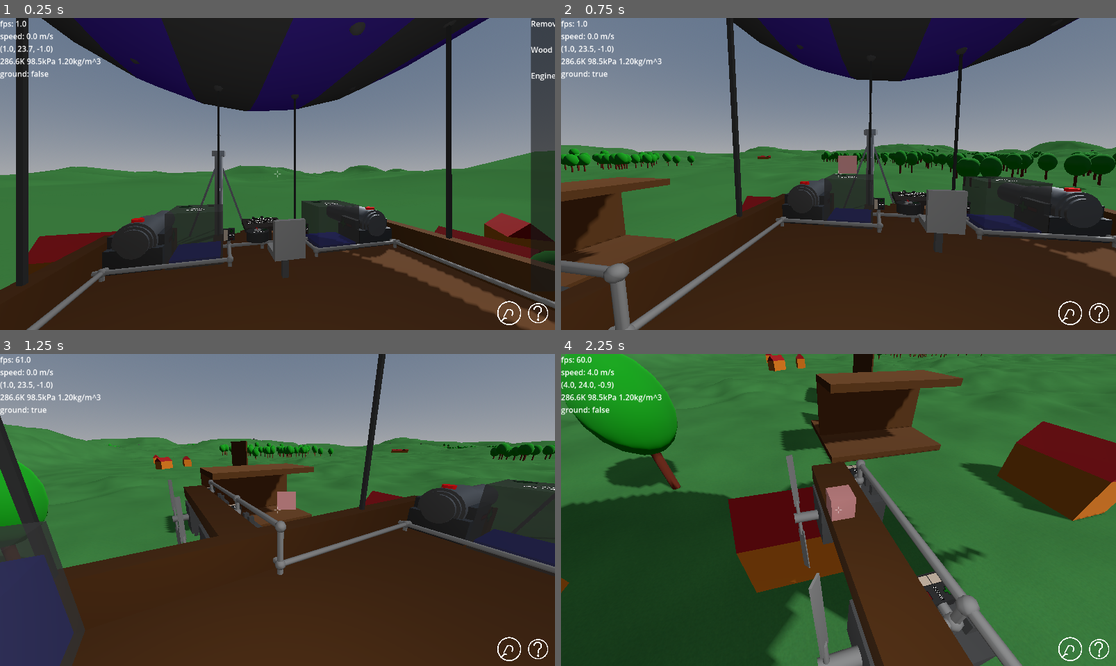
Above: before the commit, frames 1-4 (two rows, left to right).
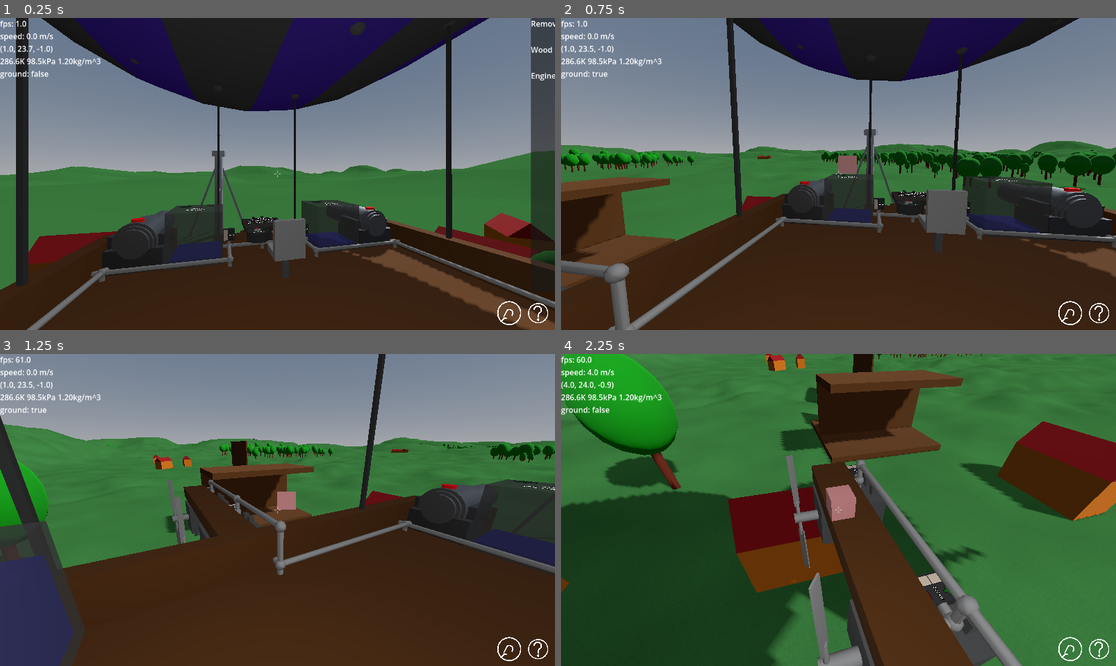
Above: after the commit, the same moments.

Repository: jmdejong/airships
Game: Godot game, scene res://scenes/space.tscn
The game is run twice, just before and just after one commit, with the same random seed, the same clock (stepped at 60 frames per second) and the same inputs.
Inputs (mouse positions are in pixels of both pictures, inside the frame that each line leads up to):
- Up to frame 1 (0.25 s): no input
- Up to frame 2 (0.75 s): drag from (1104, 55) to (894, 105) at 0.52 s
- Up to frame 3 (1.25 s): no input
- Up to frame 4 (2.25 s): move the mouse to (810, 510) at 1.27 s; hold W (forwards) from 1.28 s (still down); tap X (detach) at 1.35 s; move the mouse to (849, 503) at 2.02 s; tap I (duplicate_ship) at 2.1 s

Frame 1 is identical in both runs. In frame 2, 0.2% of the frame differs, in the area x 2-91%, y 43-52%; in frame 3, less than 0.1%; in frame 4, less than 0.1%.

Commit message:
project organization improvements

Diff:
--- a/code/mapgen/hexs_height_source.gd
+++ b/code/mapgen/hexs_height_source.gd
@@ -221,6 +221,14 @@
 				continue
 			#tree.position = Vector3(pos.x, 0, pos.y)
 			_structures.add(Structure.tree, height_source.pos_at(pos), 0)
+		for i in range(20):
+			var r: Hasher = rid.with(i).with(3578)
+			#var tree: Node3D = Structure.tree.scene.instantiate()# if r.with(-83).randf() < 0.5 else Structure.small_tree.scene.instantiate()
+			var pos: Vector2 = global_pos + Vector2(r.with(910).randi_range(-m, m), r.with(915).randi_range(-m, m))
+			if pos.distance_to(global_pos) > m:
+				continue
+			#tree.position = Vector3(pos.x, 0, pos.y)
+			_structures.add(Structure.small_tree, height_source.pos_at(pos), 0)
 	func center_size() -> float:
 		return 0.3
 
--- a/scenes/ground_face.tscn
+++ b/scenes/ground_face.tscn
@@ -7,46 +7,46 @@
 [sub_resource type="PlaneMesh" id="PlaneMesh_jg3am"]
 size = Vector2(1, 1)
 
-[node name="GroundFace" type="Node3D"]
+[node name="GroundFace" type="Node3D" unique_id=1734885812]
 script = ExtResource("1_0m74d")
 
-[node name="Subfaces" type="Node3D" parent="."]
+[node name="Subfaces" type="Node3D" parent="." unique_id=1711637657]
 
-[node name="Structures" type="Node3D" parent="."]
+[node name="Structures" type="Node3D" parent="." unique_id=771597758]
 unique_name_in_owner = true
 
-[node name="Self" type="Node3D" parent="."]
+[node name="Self" type="Node3D" parent="." unique_id=1793370080]
 
-[node name="StaticBody3D" type="StaticBody3D" parent="Self"]
+[node name="StaticBody3D" type="StaticBody3D" parent="Self" unique_id=63395186]
 
-[node name="CollisionShape3D" type="CollisionShape3D" parent="Self/StaticBody3D"]
+[node name="CollisionShape3D" type="CollisionShape3D" parent="Self/StaticBody3D" unique_id=1891426979]
 unique_name_in_owner = true
 transform = Transform3D(1, 0, 0, 0, 1, 0, 0, 0, 1, -8, -1.9936124e-09, -8)
 
-[node name="Water" type="MeshInstance3D" parent="Self"]
+[node name="Water" type="MeshInstance3D" parent="Self" unique_id=292173894]
 unique_name_in_owner = true
 cast_shadow = 0
 mesh = SubResource("PlaneMesh_jg3am")
 skeleton = NodePath("../..")
 surface_material_override/0 = ExtResource("3_65bja")
 
-[node name="Mesh" type="MeshInstance3D" parent="Self"]
+[node name="Mesh" type="MeshInstance3D" parent="Self" unique_id=919369572]
 unique_name_in_owner = true
 material_override = ExtResource("3_jg3am")
 skeleton = NodePath("../..")
 
-[node name="Border_X+" type="MeshInstance3D" parent="Self"]
+[node name="Border_X+" type="MeshInstance3D" parent="Self" unique_id=1490612923]
 material_override = ExtResource("3_jg3am")
 skeleton = NodePath("../Mesh")
 
-[node name="Border_X-" type="MeshInstance3D" parent="Self"]
+[node name="Border_X-" type="MeshInstance3D" parent="Self" unique_id=1785554495]
 material_override = ExtResource("3_jg3am")
 skeleton = NodePath("../Mesh")
 
-[node name="Border_Y+" type="MeshInstance3D" parent="Self"]
+[node name="Border_Y+" type="MeshInstance3D" parent="Self" unique_id=2030858868]
 material_override = ExtResource("3_jg3am")
 skeleton = NodePath("../Mesh")
 
-[node name="Border_Y-" type="MeshInstance3D" parent="Self"]
+[node name="Border_Y-" type="MeshInstance3D" parent="Self" unique_id=941411078]
 material_override = ExtResource("3_jg3am")
 skeleton = NodePath("../Mesh")
Not shown, changed: export_presets.cfg
Not shown, added: exports/.gdignore
Not shown: 1 places in scenes/ground_face.tscn that only renumber resources
Not shown, changed: .github/workflows/godot_export.yml
